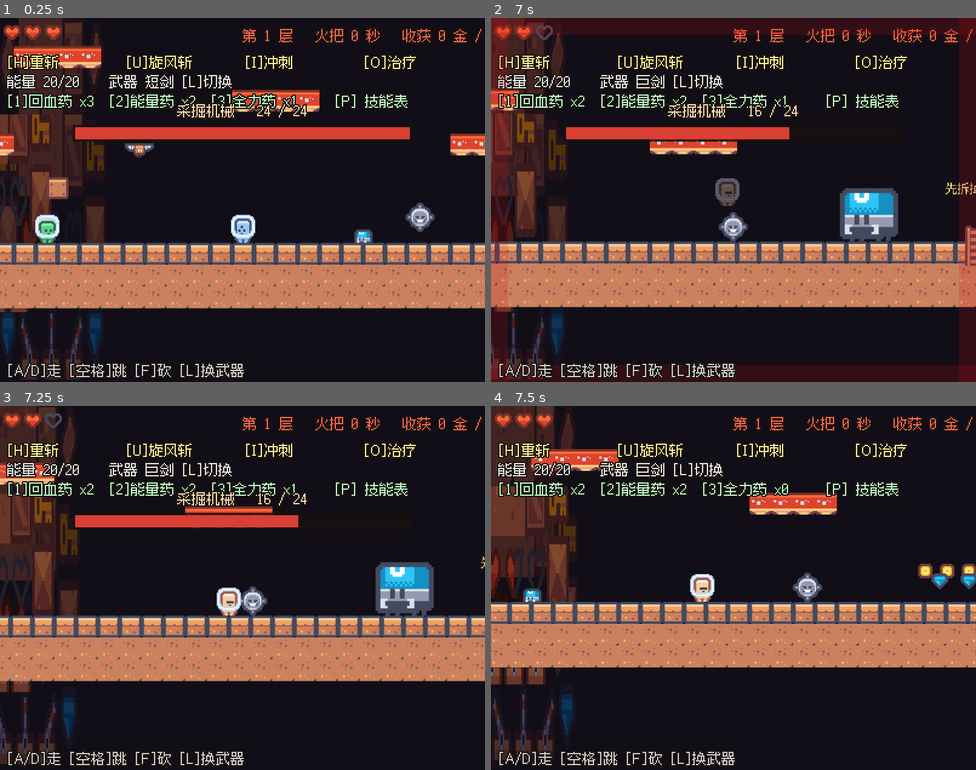
Above: before the commit, frames 1-4 (two rows, left to right).
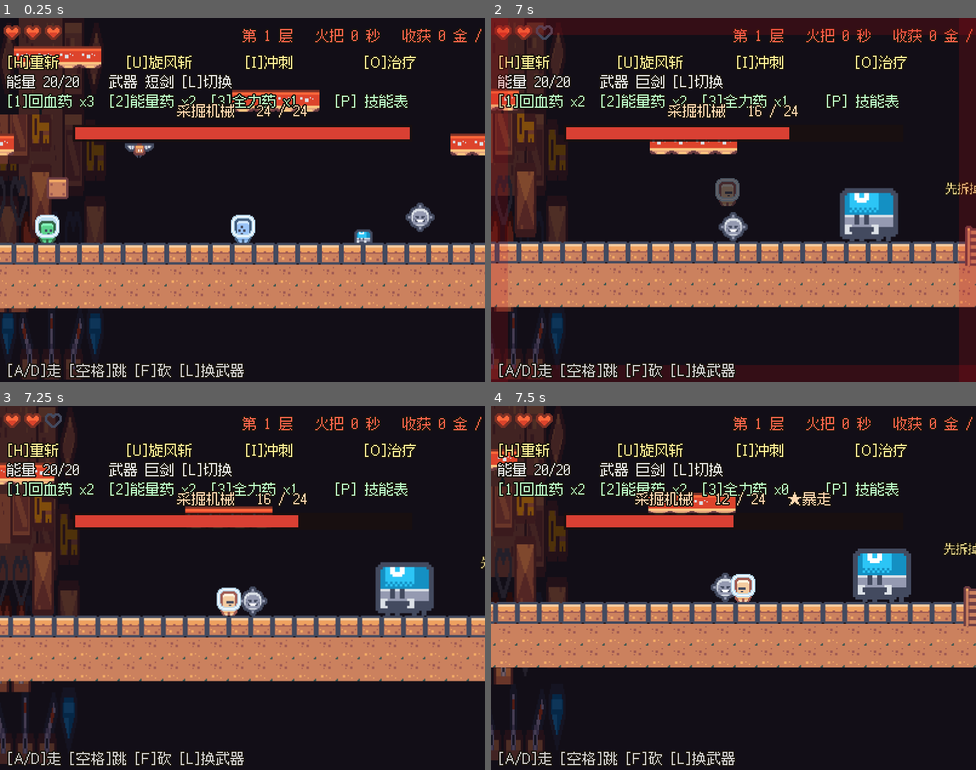
Above: after the commit, the same moments.

Repository: 01821/farm-fight-game
Game: Godot game, scene res://Tests/test_mine_boss.tscn
Same seed, same stepped clock (60 frames per second), same inputs: the game is played once before the commit and once after it. This scene is started directly instead of the project's main scene. Sound files missing from this copy of the repository are replaced by a short silence.
Inputs:
- Up to frame 1 (0.25 s): no input
- Up to frame 2 (7 s): hold Q (cycle_item) 0.53-1.28 s; hold D (right) 0.53-2.03 s; tap Space (jump) at 0.77, 1.52, 3.02, 3.77, 4.52, 6.02, 6.77 s; tap 1 (item_1) at 1.35, 5.85 s; hold A (left) 2.03-2.78 s; tap 2 (item_2) at 2.1, 6.6 s; hold D (right) 2.78-4.28 s; tap 3 (item_3) at 2.85 s; tap L (switch_weapon) at 3.6 s; hold A (left) 4.28-5.03 s; tap F (use_item) at 4.35 s; hold D (right) 5.03-5.78 s; hold Q (cycle_item) 5.03-5.78 s; hold A (left) from 5.78 s (still down)
- Up to frame 3 (7.25 s): keep holding A (left)
- Up to frame 4 (7.5 s): release A (left) at 7.28 s; hold D (right) from 7.28 s (still down); tap 3 (item_3) at 7.35 s

Frames 1-3 are identical in both runs. In frame 4, 16% of the frame differs, in the area x 0-100%, y 0-98%.

Commit message:
feat(boss): 二阶段暴走 —— 变凶但预警不偷（16 项清单第 7 项）

Diff:
--- a/Scripts/Mine/mine_boss.gd
+++ b/Scripts/Mine/mine_boss.gd
@@ -13,6 +13,8 @@
 ## 不预告的攻击不叫难度，叫不讲理。
 
 signal engaged
+## 进入二阶段（血量过半）时发一次 —— 给音乐、演出、UI 留的钩子
+signal enraged
 
 enum Phase { IDLE, CHASE, WINDUP, CHARGE, RECOVER }
 
@@ -29,6 +31,20 @@
 ## ⚠️ 不能给逼近设一个很大的计时器 —— 相位推进是靠"计时到了"触发的，
 ##    设成 999 会让它永远卡在逼近、**一次都不冲**（踩过）。
 const CHASE_RECHECK: float = 0.25
+
+## --- 二阶段（暴走）---
+## 血量掉到这个比例以下就进二阶段
+const PHASE2_HP_RATIO: float = 0.5
+## 暴走之后：更快、冷却更短、蓄力更短 —— 但**依然有蓄力**。
+## 这是刻意的：变凶可以，变得不讲理不行。玩家练出来的"看闪红就躲"必须一直管用。
+const P2_CHASE_SPEED: float = 31.0
+const P2_CHARGE_COOLDOWN: float = 1.4
+const P2_WINDUP: float = 0.5
+## 暴走之后有几率**连着冲两次**（之间只喘一小口气）
+const P2_DOUBLE_CHANCE: float = 0.55
+const P2_DOUBLE_RECOVER: float = 0.3
+## 暴走时的底色（发红，一眼能看出它变了）
+const ENRAGED_TINT := Color(1.45, 0.72, 0.72)
 ## 蓄力时闪的颜色（预警）
 const WARN_COLOR := Color(2.4, 0.7, 0.5)
 
@@ -42,6 +58,10 @@
 var _charge_cd: float = 0.0
 var _charge_dir: float = 1.0
 var _engaged: bool = false
+## 战斗阶段：1 = 常规，2 = 暴走
+var combat_phase: int = 1
+## 这一轮喘息之后要不要立刻再冲一次（暴走专属）
+var _pending_double: bool = false
 
 ## 角色图集是 24×24 的 9 列 × 3 行网格
 ## （注意：父类 MineEnemy 已经有同名的 CELL 常量，所以这里换个名字）
@@ -83,6 +103,35 @@
 func is_engaged() -> bool:
 	return _engaged
 
+func is_enraged() -> bool:
+	return combat_phase >= 2
+
+func combat_phase_name() -> String:
+	return "暴走" if combat_phase >= 2 else "常规"
+
+## 血量过半就进二阶段。返回这次**是不是刚刚**进的。
+func check_phase() -> bool:
+	if combat_phase >= 2 or max_hp <= 0 or hp <= 0:
+		return false
+	if float(hp) / float(max_hp) > PHASE2_HP_RATIO:
+		return false
+	combat_phase = 2
+	_speed = P2_CHASE_SPEED
+	# 正在蓄力的话**不缩短这一次** —— 突然把预警抽掉是最不讲理的做法
+	if _phase == Phase.CHASE:
+		_charge_cd = minf(_charge_cd, P2_CHARGE_COOLDOWN)
+	print("[矿洞] ", boss_name, " 暴走了！（血量过半）")
+	enraged.emit()
+	return true
+
+## 挨打时顺便检查阶段 —— 不能只在 _think 里查，
+## 否则"正好把它打过半血"的那一下要等下一帧才反应，打击反馈会迟钝。
+func take_damage(amount: int, from: Vector2 = Vector2.INF, knock: float = KNOCKBACK_SPEED) -> bool:
+	var died: bool = super.take_damage(amount, from, knock)
+	if not died:
+		check_phase()
+	return died
+
 ## 血量比例（给 HUD 画血条）
 func hp_ratio() -> float:
 	if max_hp <= 0:
@@ -115,7 +164,13 @@
 	if _phase_t <= 0.0:
 		_advance_phase(dist, dx)
 	_apply_phase_motion(delta, dx)
-	sprite.modulate = WARN_COLOR if _phase == Phase.WINDUP else (Color(3.0, 3.0, 3.0) if _flash > 0.0 else Color.WHITE)
+	if _phase == Phase.WINDUP:
+		sprite.modulate = WARN_COLOR
+	elif _flash > 0.0:
+		sprite.modulate = Color(3.0, 3.0, 3.0)
+	else:
+		# 暴走时底色发红 —— 玩家一眼就知道"它变了"，不用看血条
+		sprite.modulate = ENRAGED_TINT if is_enraged() else Color.WHITE
 
 func _set_phase(p: int) -> void:
 	_phase = p
@@ -123,7 +178,7 @@
 		Phase.CHASE:
 			_phase_t = CHASE_RECHECK
 		Phase.WINDUP:
-			_phase_t = WINDUP_TIME
+			_phase_t = WINDUP_TIME if not is_enraged() else P2_WINDUP
 			velocity = Vector2.ZERO
 			print("[矿洞] ", boss_name, " 在蓄力……")
 		Phase.CHARGE:
@@ -134,20 +189,26 @@
 			print("[矿洞] ", boss_name, " 冲过来了！")
 		Phase.RECOVER:
 			_phase_t = RECOVER_TIME
-			_charge_cd = CHARGE_COOLDOWN
+			_charge_cd = CHARGE_COOLDOWN if not is_enraged() else P2_CHARGE_COOLDOWN
 			velocity = Vector2.ZERO
 
 ## 相位推进：只有在"逼近"里待够冷却才允许再冲一次
 func _advance_phase(dist: float, dx: float) -> void:
 	match _phase:
 		Phase.CHASE:
-			if _charge_cd <= 0.0 and dist < ENGAGE_RANGE * 0.9:
+			# 暴走时的连冲：喘 0.25 秒再来一次，逼玩家把"看闪红就躲"连做两遍。
+			# 注意**蓄力照旧** —— 连着冲可以，偷掉预警不行。
+			if _pending_double:
+				_pending_double = false
+				_set_phase(Phase.WINDUP)
+			elif _charge_cd <= 0.0 and dist < ENGAGE_RANGE * 0.9:
 				_set_phase(Phase.WINDUP)
 		Phase.WINDUP:
 			_set_phase(Phase.CHARGE)
 		Phase.CHARGE:
 			_set_phase(Phase.RECOVER)
 		Phase.RECOVER:
+			_pending_double = is_enraged() and randf() < P2_DOUBLE_CHANCE
 			_set_phase(Phase.CHASE)
 
 func _apply_phase_motion(delta: float, dx: float) -> void:
--- a/Scripts/Mine/mine_hud.gd
+++ b/Scripts/Mine/mine_hud.gd
@@ -127,7 +127,10 @@
 	boss_fill.visible = show
 	if not show:
 		return
-	boss_label.text = "%s   %d / %d" % [boss.display_name(), boss.hp, boss.max_hp]
+	boss_label.text = "%s   %d / %d%s" % [
+		boss.display_name(), boss.hp, boss.max_hp,
+		"   ★暴走" if boss.is_enraged() else ""
+	]
 	boss_fill.size.x = BOSS_BAR_WIDTH * boss.hp_ratio()
 
 ## 按当前血量刷新每一颗心：满 / 半 / 空。**一颗心 = 2 点血。**
--- a/Tests/test_mine_boss.gd
+++ b/Tests/test_mine_boss.gd
@@ -14,9 +14,13 @@
 var _boss: MineBoss
 var _hud: MineHud
 var _engaged_signal: bool = false
+var _enrage_signal: bool = false
 
 func _on_boss_engaged() -> void:
 	_engaged_signal = true
+
+func _on_boss_enraged() -> void:
+	_enrage_signal = true
 
 func _check(label: String, ok: bool) -> void:
 	if ok:
@@ -123,6 +127,61 @@
 	_check("冲撞完会喘息（给玩家反击窗口）", seen.has("喘息"))
 	_check("蓄力时会闪成预警色", saw_warn_color)
 
+	print("--- 二阶段：血量过半就暴走 ---")
+	_check("一开始是常规阶段", _boss.combat_phase == 1)
+	_check("一开始不是暴走", not _boss.is_enraged())
+	_check("阶段名字是常规", _boss.combat_phase_name() == "常规")
+	# ⚠️ 断言要盯**成员变量** _enrage_signal。
+	#    第一版写了个局部 `var enrage_signal := false` 然后断言它 ——
+	#    但信号处理函数写的是成员，局部那个永远没人写，断言必然失败。
+	_boss.enraged.connect(_on_boss_enraged)
+
+	# 打到刚好过半血还差一点 —— 不该触发
+	_boss.hp = int(ceil(float(_boss.max_hp) * MineBoss.PHASE2_HP_RATIO)) + 1
+	_boss.check_phase()
+	_check("血还没过半时不暴走", _boss.combat_phase == 1)
+
+	# 真正打过半血：**走 take_damage 这条路**，验证它自己会检查
+	var half_at: int = int(floor(float(_boss.max_hp) * MineBoss.PHASE2_HP_RATIO))
+	_boss.hp = half_at + 1
+	_boss.take_damage(1, _player.global_position)
+	print("  INFO 掉到 ", _boss.hp, "/", _boss.max_hp, " 时：阶段=", _boss.combat_phase_name())
+	_check("挨打掉过半血会自动进二阶段", _boss.is_enraged())
+	_check("发了 enraged 信号（给音乐/演出留的钩子）", _enrage_signal)
+	_check("阶段名字变成暴走", _boss.combat_phase_name() == "暴走")
+
+	# 变凶了，但**预警不能丢**
+	print("  INFO 暴走前蓄力 ", MineBoss.WINDUP_TIME, " 秒，暴走后 ", MineBoss.P2_WINDUP, " 秒")
+	_check("暴走之后蓄力更短（更凶）", MineBoss.P2_WINDUP < MineBoss.WINDUP_TIME)
+	_check("★ 但蓄力**没有消失**（预警still在）", MineBoss.P2_WINDUP > 0.2)
+	_check("暴走之后冲撞冷却更短", MineBoss.P2_CHARGE_COOLDOWN < MineBoss.CHARGE_COOLDOWN)
+
+	# 暴走之后照样要走完整套预告流程
+	var seen2: Dictionary = {}
+	var saw_warn_2 := false
+	for i in range(420):
+		await get_tree().physics_frame
+		if not is_instance_valid(_boss):
+			break
+		_boss.hp = maxi(1, _boss.hp)     # 别让它死，这节只测行为
+		seen2[_boss.phase_name()] = true
+		if _boss.phase_name() == "蓄力" and _boss.sprite.modulate.r > 1.8 and _boss.sprite.modulate.g < 1.0:
+			saw_warn_2 = true
+		if absf(_boss.global_position.x - _player.global_position.x) > 150.0:
+			_player.global_position.x = _boss.global_position.x - 100.0
+	print("  INFO 暴走后观察到的相位：", seen2.keys())
+	_check("暴走之后照样会蓄力（预警没被偷掉）", seen2.has("蓄力"))
+	_check("暴走之后照样会冲撞", seen2.has("冲撞"))
+	_check("暴走之后照样会喘息", seen2.has("喘息"))
+	_check("蓄力时依然闪预警色", saw_warn_2)
+	_check("暴走时底色发红（一眼看得出它变了）", _boss.sprite.modulate.r > 1.0)
+
+	print("--- HUD 上标出暴走 ---")
+	await _step(3)
+	var boss_label2 := _level.get_node("MineHud/BossLabel") as Label
+	print("  INFO ", boss_label2.text)
+	_check("Boss 血条上写了暴走", "暴走" in boss_label2.text)
+
 	print("--- 拆掉它 ---")
 	var coin_drops: int = _level.boss_coin_drops
 	var ore_drops: int = _level.boss_ore_drops
